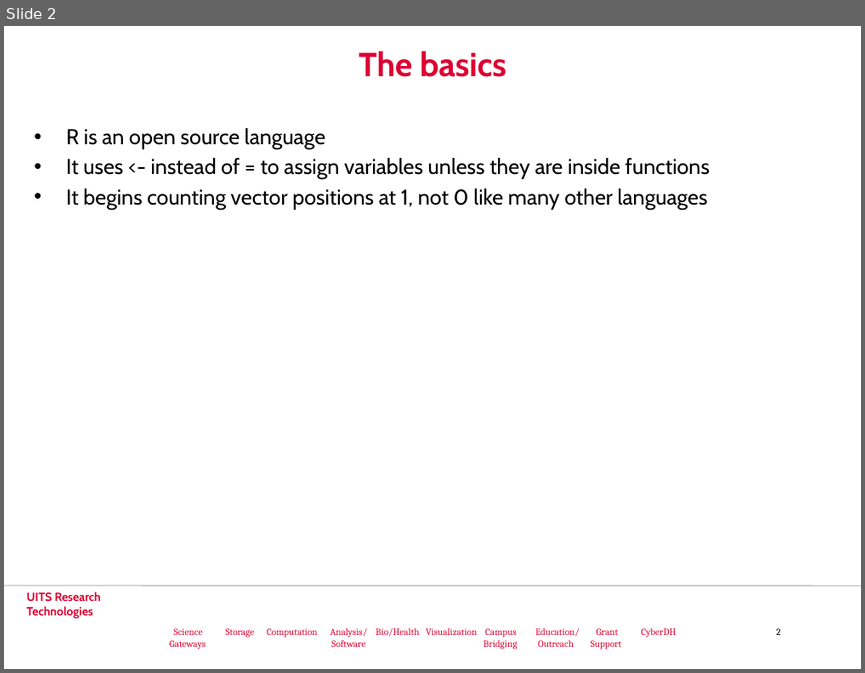
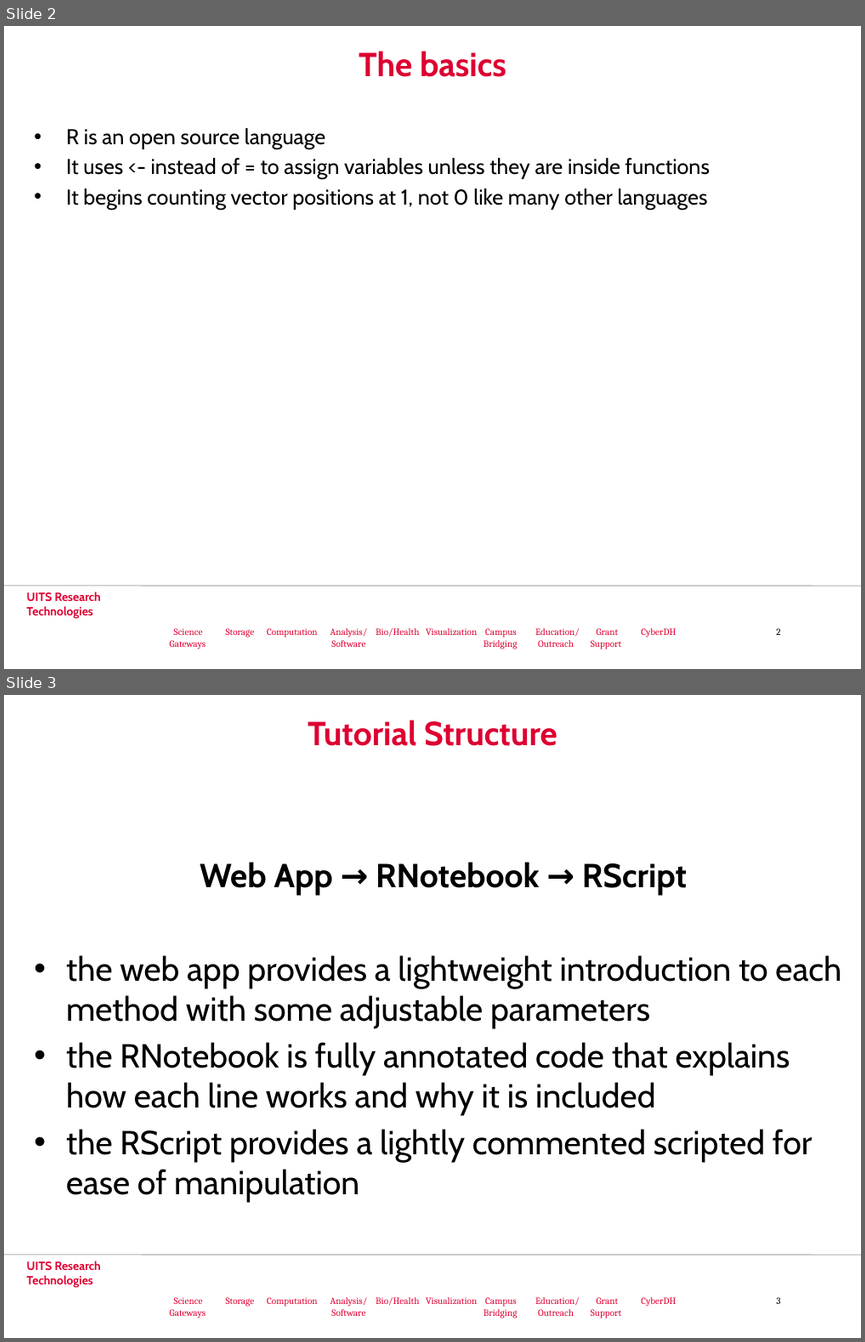
Before and after one commit to cyberdh/Text-Analysis, a slide deck: powerpoints/RBasicsSSRC.pptx. Shown one above the other, each under a label of ours: slide 2 before the commit, slides 2 and 3 after it. The pictures are 865x673 and 865x1342 pixels, drawn with LibreOffice and Linux fonts; fonts in the diff are those of the drawing; background and template pictures are left out. Boxes give left, top, right and bottom in pixels: in the first picture for what was removed or moved away, otherwise in the second. Text is boxed around its words. In the diff, an @@ line names an element or a change of style, - is before the commit and + after.

```diff
--- a/powerpoints/RBasicsSSRC.pptx
+++ b/powerpoints/RBasicsSSRC.pptx
@@ slide 3 added at box(4, 695, 861, 1338), background #FFFFFF; not listed: 3 template elements that a slide beside it also shows @@
@@ title added at box(307, 720, 557, 746), 28 pt, text #DD0031, bold @@
+Tutorial Structure
@@ text added at box(66, 862, 841, 1202), 28 pt, text #000000 @@
+Web App → RNotebook → RScript
+• the web app provides a lightweight introduction to each method with some adjustable parameters
+• the RNotebook is fully annotated code that explains how each line works and why it is included
+• the RScript provides a lightly commented scripted for ease of manipulation
```
Also in this commit, not shown: 4 slides changed, 2 slides removed.
